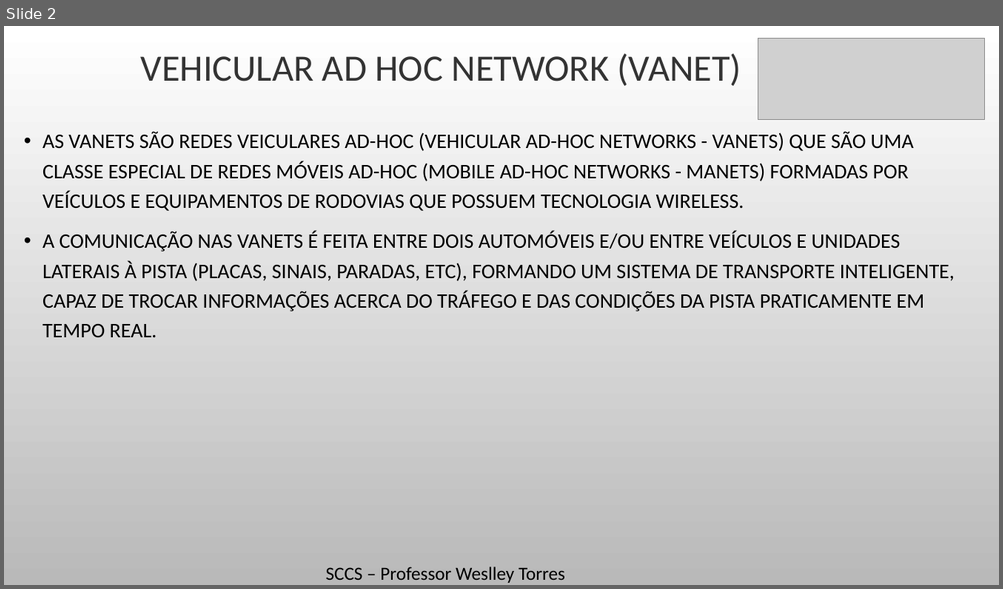
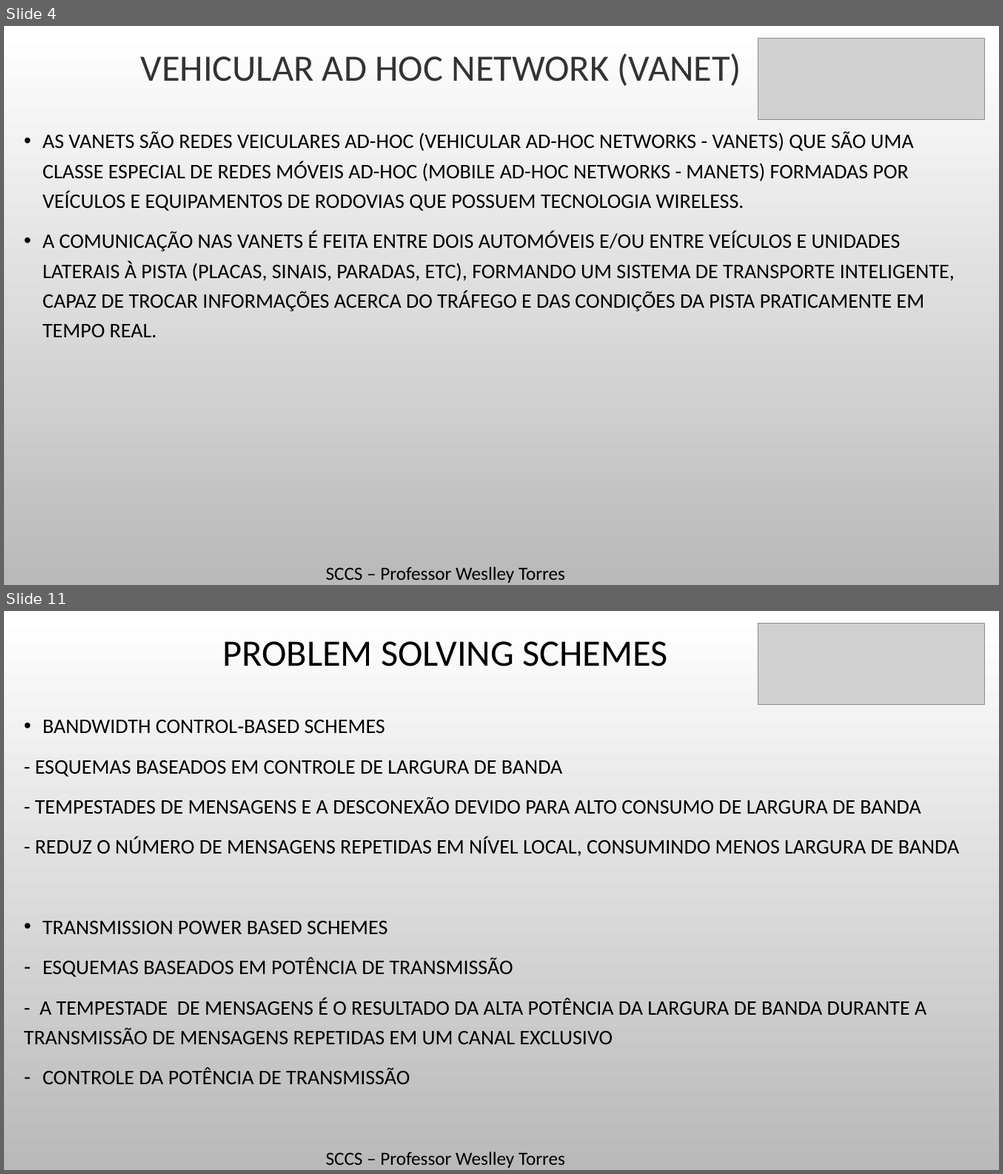
Before and after one commit to Massatoshi/SCCS-Trabalho, a slide deck: PPTS/VANET-Explicações.pptx. Shown one above the other, each under a label of ours: slide 2 before the commit, slides 4 and 11 after it; the slides between them are not shown. The pictures are 1003x589 and 1003x1174 pixels, drawn with LibreOffice and Linux fonts; fonts in the diff are those of the drawing; grey boxes stand for pictures; background and template pictures are left out. Boxes give left, top, right and bottom in pixels: in the first picture for what was removed or moved away, otherwise in the second. Text is boxed around its words. In the diff, an @@ line names an element or a change of style, - is before the commit and + after.

```diff
--- a/PPTS/VANET-Explicações.pptx
+++ b/PPTS/VANET-Explicações.pptx
@@ slide 11 added at [4,611,999,1170], background picture (left out) @@
@@ picture added at [758,623,984,704] @@
@@ title added at [223,641,667,667], 36 pt, text #000000 @@
+PROBLEM SOLVING SCHEMES
@@ text added at [24,720,959,1085], 20 pt, text #000000 @@
+• BANDWIDTH CONTROL‑BASED SCHEMES
+- ESQUEMAS BASEADOS EM CONTROLE DE LARGURA DE BANDA
+- TEMPESTADES DE MENSAGENS E A DESCONEXÃO DEVIDO PARA ALTO CONSUMO DE LARGURA DE BANDA
+- REDUZ O NÚMERO DE MENSAGENS REPETIDAS EM NÍVEL LOCAL, CONSUMINDO MENOS LARGURA DE BANDA
+• TRANSMISSION POWER BASED SCHEMES
+– ESQUEMAS BASEADOS EM POTÊNCIA DE TRANSMISSÃO
+- A TEMPESTADE DE MENSAGENS É O RESULTADO DA ALTA POTÊNCIA DA LARGURA DE BANDA DURANTE A TRANSMISSÃO DE MENSAGENS REPETIDAS EM UM CANAL EXCLUSIVO
+– CONTROLE DA POTÊNCIA DE TRANSMISSÃO
@@ text added at [326,1152,565,1168], 18 pt, text #000000 @@
+SCCS – Professor Weslley Torres
@@ what was slide 2 is now slide 4 @@
```
Also in this commit, not shown: 5 slides changed, 4 other slides added, 1 other file.
